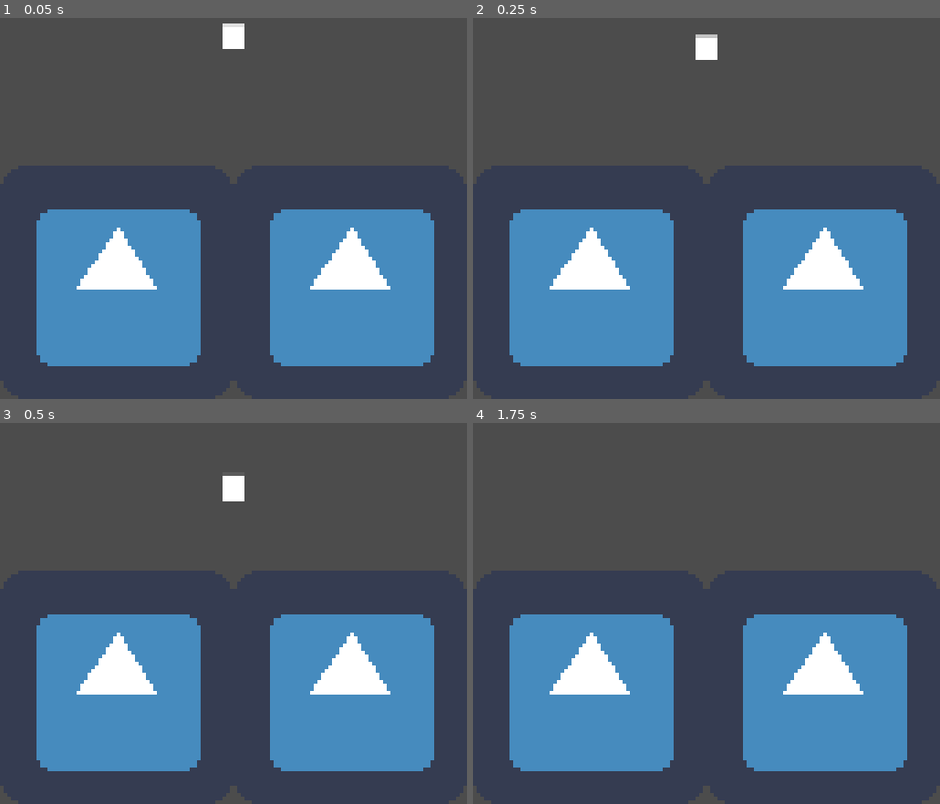
Above: before the commit, frames 1-4 (two rows, left to right).
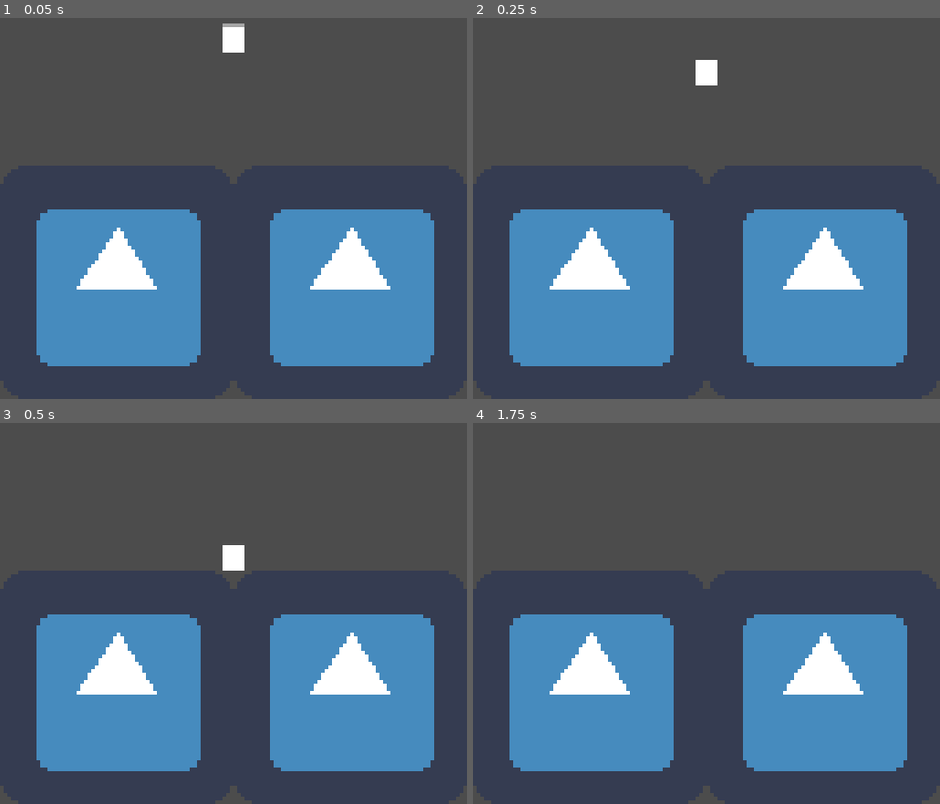
Above: after the commit, the same moments.

Repository: NintenDuck/Project-Vania
Game: Godot game, scene res://Scenes/Levels/Level_Debug.tscn
Two runs of this game, one before a commit and one after it. Both use one fixed random seed, a clock stepped at 60 frames per second and the inputs below. The engine's default icon, where the game draws it, is replaced by a stand-in: a white triangle on a blue panel in a dark square.
Inputs:
- Up to frame 1 (0.05 s): no input
- Up to frame 2 (0.25 s): no input
- Up to frame 3 (0.5 s): no input
- Up to frame 4 (1.75 s): hold D (k_right) from 0.53 s (still down); tap K (k_jump) at 0.6, 0.77, 1.07, 1.35, 1.52 s

The runs differ from the first frame. In frame 1, less than 0.1% of the frame differs, in the area x 47-53%, y 1-10%; in frame 2, 0.6%, in the area x 47-53%, y 4-18%; in frame 3, 0.6%; in frame 4, nothing differs.

Commit message:
Add: Player Jump

Diff:
--- a/Scenes/actors/Player.tscn
+++ b/Scenes/actors/Player.tscn
@@ -14,7 +14,9 @@
 VELOCITY = 300
 MAX_VELOCITY = 80
 FRICTION = 0.2
-GRAVITY = 100
+JUMP_FORCE = 100
+CUT_HEIGHT = 0.4
+GRAVITY = 300
 
 [node name="Sprite" type="Sprite" parent="."]
 position = Vector2( 0, -4 )
--- a/scripts/player.gd
+++ b/scripts/player.gd
@@ -4,6 +4,7 @@
 export(int) var MAX_VELOCITY 	= 0
 export(float) var FRICTION 		= 0.0
 export var JUMP_FORCE 			= 0
+export(float) var CUT_HEIGHT	= 0.0
 export(int) var GRAVITY			= 0
 
 var motion = Vector2.ZERO
@@ -23,11 +24,13 @@
 			if get_input_vector() != 0:
 				change_state_to(states.WALKING)
 				return
+			check_jump()
 			apply_friction()
 			apply_gravity(delta)
 			move()
 		states.WALKING:
 			apply_horizontal_force(get_input_vector(), delta)
+			check_jump()
 			move()
 			if not is_on_floor():
 				apply_gravity(delta)
@@ -36,6 +39,11 @@
 		states.SLIDING:
 			print("Sliding")
 
+
+func _input(event):
+	if event.is_action_released("k_jump"):
+		if motion.y < 0:
+			motion.y *= CUT_HEIGHT
 
 func change_state_to(new_state:int):
 	current_state = new_state
@@ -59,12 +67,24 @@
 	return motion.x
 
 
+func check_jump():
+	if not is_on_floor(): return
+
+	if Input.is_action_just_pressed("k_jump"):
+		jump(JUMP_FORCE)
+
+
+func jump(jump_force:int):
+	motion.y -= jump_force
+
+
 func apply_gravity(delta):
-	if not is_on_floor():
-		motion.y += GRAVITY * delta
+	if is_on_floor(): return
+
+	motion.y += GRAVITY * delta
 
 
 func move():
 	motion = move_and_slide( motion, Vector2.UP, true )
 	motion.x = clamp( motion.x, -MAX_VELOCITY, MAX_VELOCITY )
-	print( motion )
+	print( motion.y )
